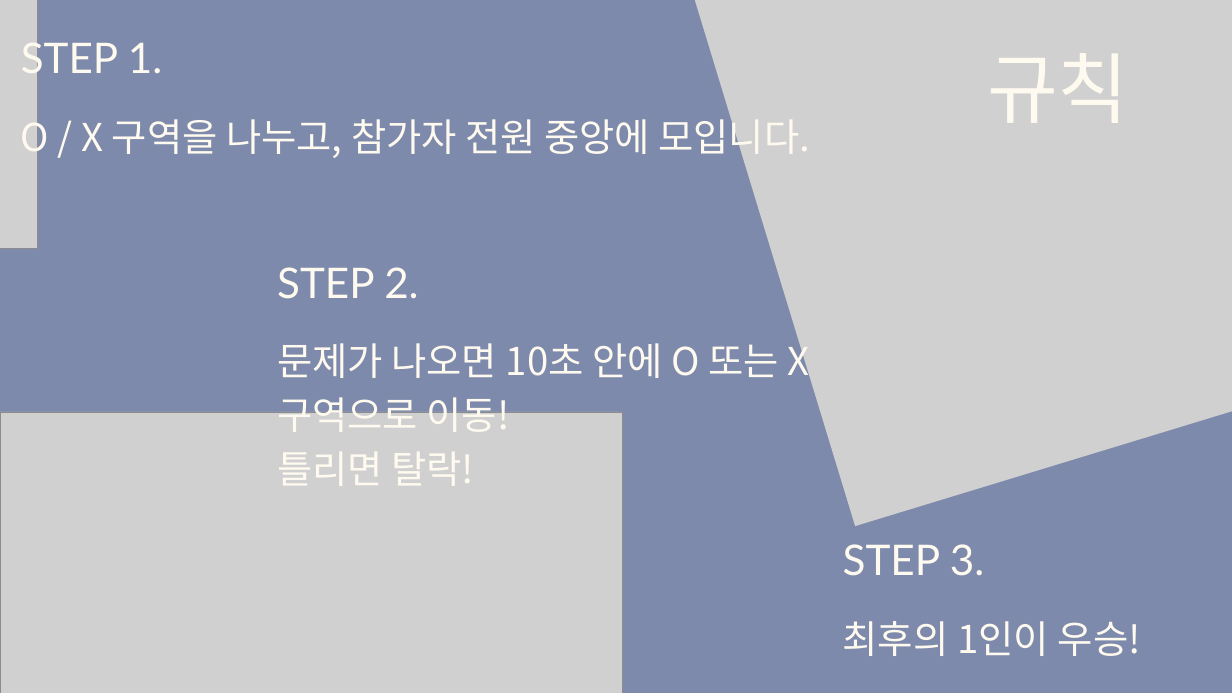
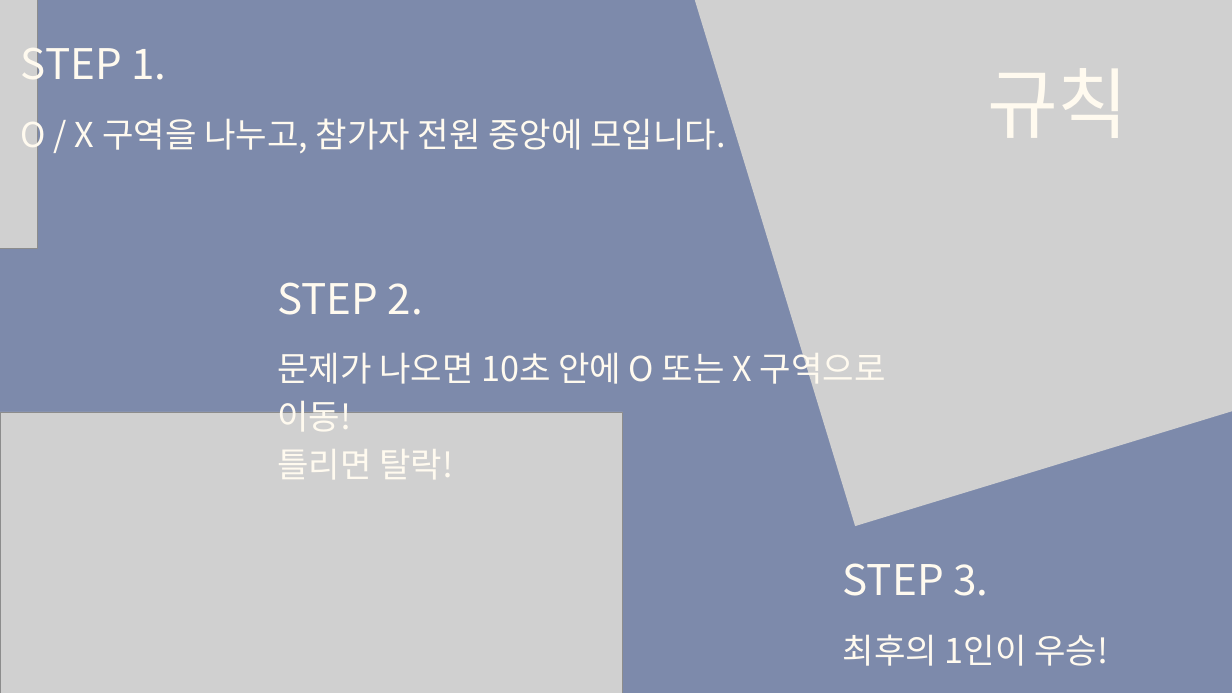
Before and after one commit to tkdgns25300/sunday_play, a slide deck: slide 2 of public/downloads/games/ox-survival/rules.pptx. Drawn at 1232x693 pixels with LibreOffice and Linux fonts; fonts in the diff are those of the drawing; grey boxes stand for pictures. Boxes give left, top, right and bottom in pixels: in the first picture for what was removed or moved away, otherwise in the second. Text is boxed around its words. In the diff, an @@ line names an element or a change of style, - is before the commit and + after.

```diff
--- a/public/downloads/games/ox-survival/rules.pptx
+++ b/public/downloads/games/ox-survival/rules.pptx
@@ text "규칙": place and size @@
-text "규칙" at bbox=[987, 53, 1129, 123]
+text "규칙" at bbox=[987, 68, 1129, 138]
@@ text "O / X 구역을 나누고, ..." at bbox=[21, 113, 725, 157]: size 44.8 to 40 pt; line spacing 62.7pt to 56pt @@
@@ text "STEP 2.": place and size @@
-text "STEP 2." at bbox=[277, 267, 418, 299]
+text "STEP 2." at bbox=[277, 282, 423, 315]
@@ text "문제가 나오면 10초 안에 O ...": place and size @@
-text "문제가 나오면 10초 안에 O ..." at bbox=[277, 336, 809, 486]
+text "문제가 나오면 10초 안에 O ..." at bbox=[277, 347, 886, 479]
@@ text "문제가 나오면 10초 안에 O ..." at bbox=[277, 347, 886, 479]: size 44.8 to 40 pt; line spacing 62.8pt to 56pt @@
@@ font Lato to Noto Sans CJK KR in 4 elements at bbox=[21, 36, 166, 89], bbox=[987, 68, 1129, 138], bbox=[277, 282, 423, 315], bbox=[843, 563, 988, 596] @@
@@ text "STEP 3.": place and size @@
-text "STEP 3." at bbox=[843, 544, 984, 576]
+text "STEP 3." at bbox=[843, 563, 988, 596]
@@ text "최후의 1인이 우승!": place and size @@
-text "최후의 1인이 우승!" at bbox=[843, 621, 1141, 656]
+text "최후의 1인이 우승!" at bbox=[843, 634, 1108, 666]
@@ text "최후의 1인이 우승!" at bbox=[843, 634, 1108, 666]: size 44.9 to 40 pt; line spacing 62.8pt to 56pt @@
```
Also in this commit, not shown: 63 other slides changed, 3 other files.
